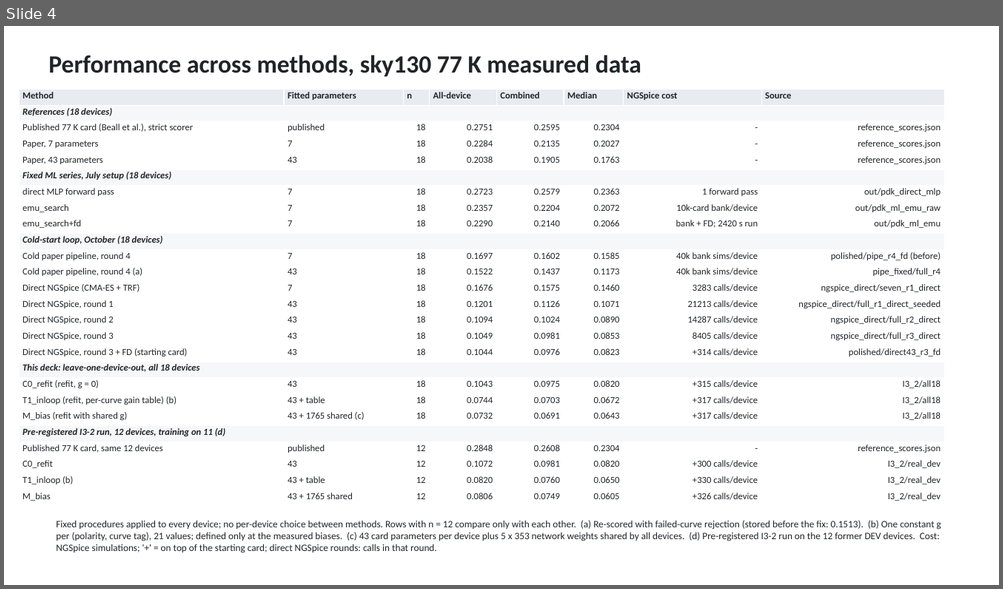
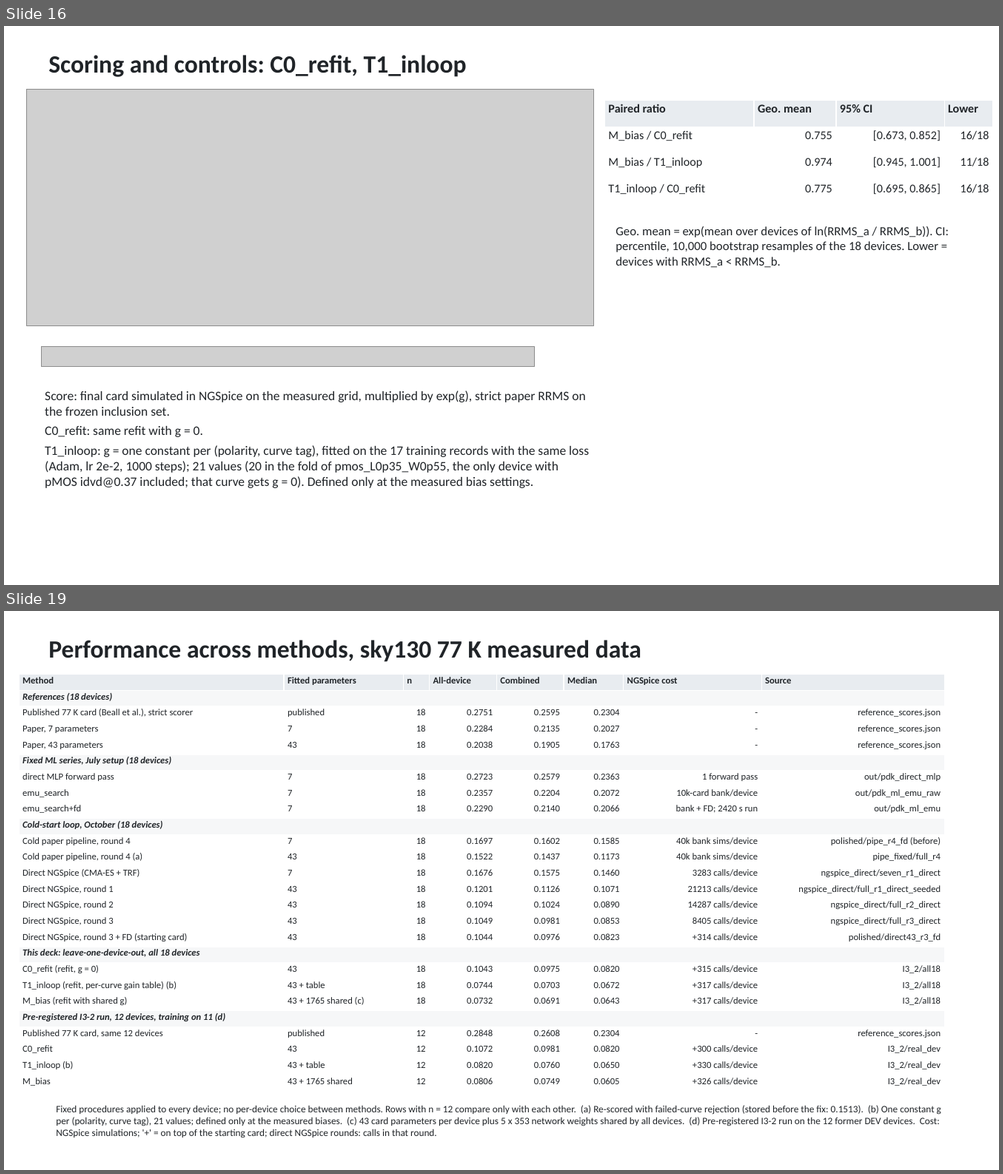
Before and after one commit to aaronw5/Cryo-Transistor-ML, a slide deck: slides/cryo_ml_mbias_real_data.pptx. Shown one above the other, each under a label of ours: slide 4 before the commit, slides 16 and 19 after it; the slides between them are not shown. The pictures are 1003x589 and 1003x1174 pixels, drawn with LibreOffice and Linux fonts; fonts in the diff are those of the drawing; grey boxes stand for pictures. Boxes give left, top, right and bottom in pixels: in the first picture for what was removed or moved away, otherwise in the second. Text is boxed around its words. In the diff, an @@ line names an element or a change of style, - is before the commit and + after.

```diff
--- a/slides/cryo_ml_mbias_real_data.pptx
+++ b/slides/cryo_ml_mbias_real_data.pptx
@@ slide 16 added at (4,26,999,585), background #FFFFFF @@
@@ text added at (48,55,466,77), 24 pt, text #202428, bold @@
+Scoring and controls: C0_refit, T1_inloop
@@ picture added at (26,90,594,326) @@
@@ table added at (605,101,993,208), 4 rows, 4 columns @@
+Paired ratio | Geo. mean | 95% CI | Lower
+M_bias / C0_refit | 0.755 | [0.673, 0.852] | 16/18
+M_bias / T1_inloop | 0.974 | [0.945, 1.001] | 11/18
+T1_inloop / C0_refit | 0.775 | [0.695, 0.865] | 16/18
@@ text added at (615,227,948,268), 12 pt, text #202428 @@
+Geo. mean = exp(mean over devices of ln(RRMS_a / RRMS_b)). CI: percentile, 10,000 bootstrap resamples of the 18 devices. Lower = devices with RRMS_a < RRMS_b.
@@ picture added at (41,347,534,367) @@
@@ text added at (45,391,589,488), 12.5 pt, text #202428 @@
+Score: final card simulated in NGSpice on the measured grid, multiplied by exp(g), strict paper RRMS on the frozen inclusion set.
+C0_refit: same refit with g = 0.
+T1_inloop: g = one constant per (polarity, curve tag), fitted on the 17 training records with the same loss (Adam, lr 2e-2, 1000 steps); 21 values (20 in the fold of pmos_L0p35_W0p55, the only device with pMOS idvd@0.37 included; that curve gets g = 0). Defined only at the measured bias settings.
@@ what was slide 4 is now slide 19 @@
```
Also in this commit, not shown: 15 other slides added, 1 slide removed, 4 other files.
